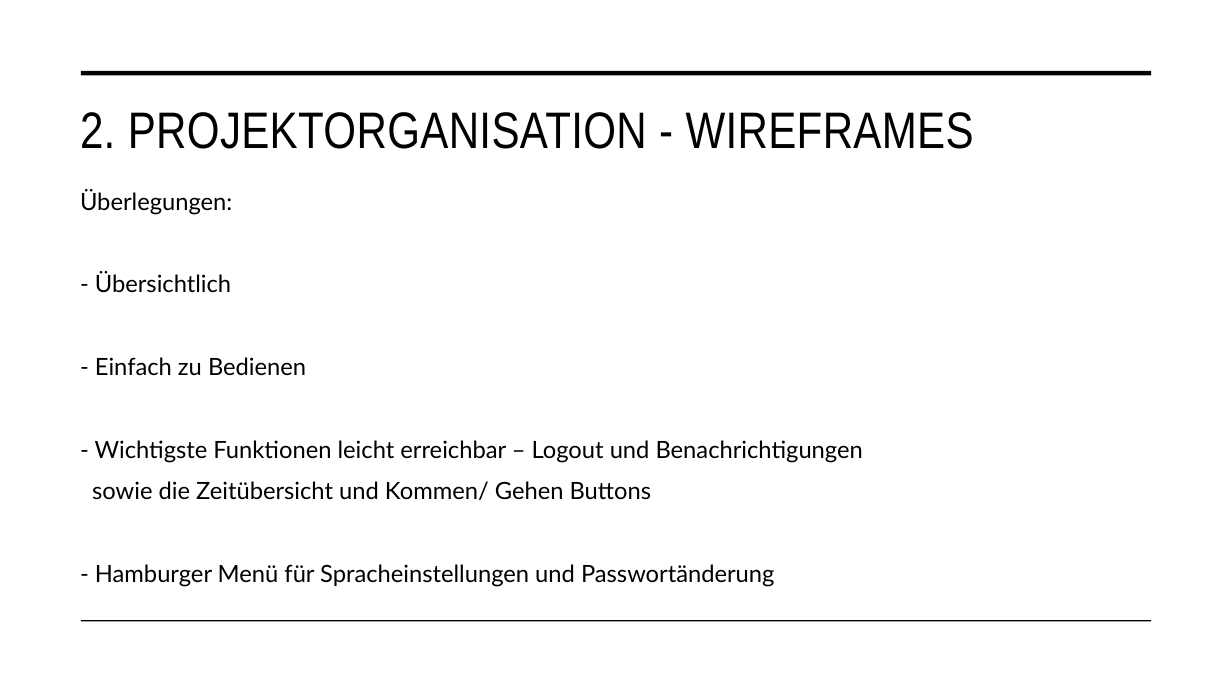
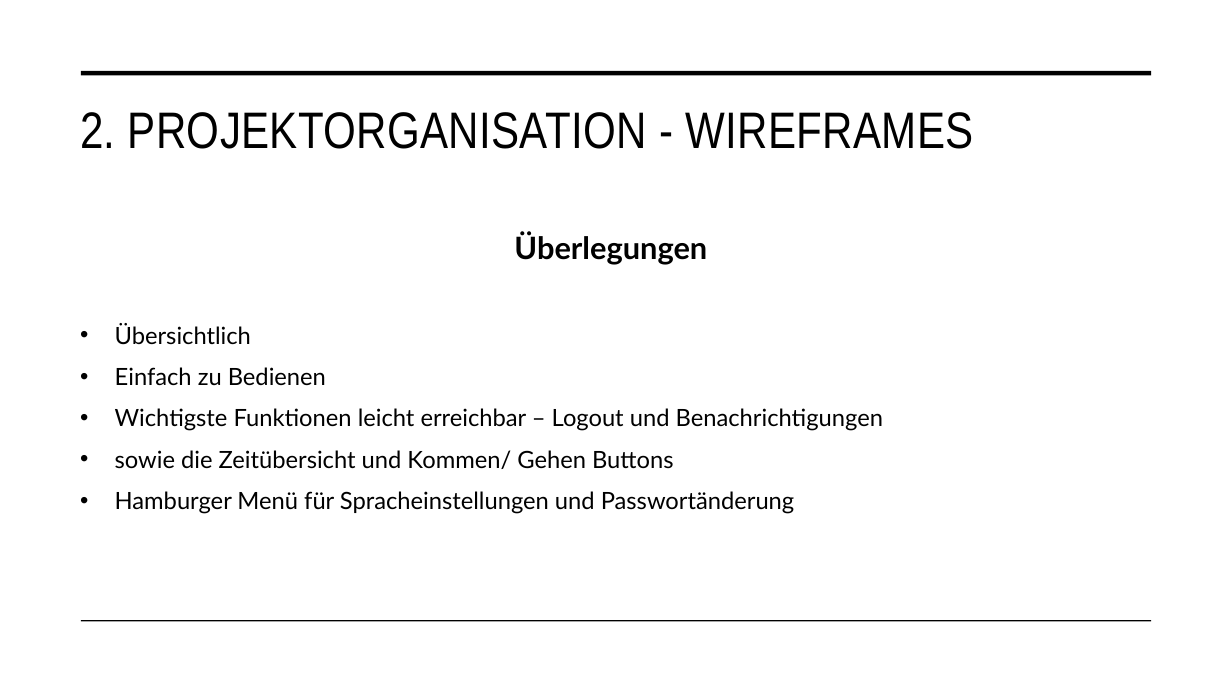
Before and after one commit to malu254/Eifrige-Otter-PM, a slide deck: slide 8 of Abgabe/Dokumentation/Präsentation.pptx (slide 7 before the commit). Drawn at 1232x693 pixels with LibreOffice and Linux fonts; fonts in the diff are those of the drawing. Boxes give left, top, right and bottom in pixels: in the first picture for what was removed or moved away, otherwise in the second. Text is boxed around its words. In the diff, an @@ line names an element or a change of style, - is before the commit and + after.

```diff
--- a/Abgabe/Dokumentation/Präsentation.pptx
+++ b/Abgabe/Dokumentation/Präsentation.pptx
@@ text "Überlegungen": place and size @@
-text "Überlegungen" at (80, 189, 863, 587)
+text "Überlegungen" at (115, 233, 883, 514)
@@ text at (115, 233, 883, 431): text changed @@
-Überlegungen:
-- Übersichtlich
-- Einfach zu Bedienen
-- Wichtigste Funktionen leicht erreichbar – Logout und Benachrichtigungen
+Überlegungen
+• Übersichtlich
+• Einfach zu Bedienen
+• Wichtigste Funktionen leicht erreichbar – Logout und Benachrichtigungen
@@ text at (115, 450, 673, 469): bullet none to • @@
@@ text at (115, 491, 795, 514): text changed @@
-- Hamburger Menü für Spracheinstellungen und Passwortänderung
+• Hamburger Menü für Spracheinstellungen und Passwortänderung
```
Also in this commit, not shown: 7 other slides changed, 3 slides added, 5 slides removed, 3 other files.
